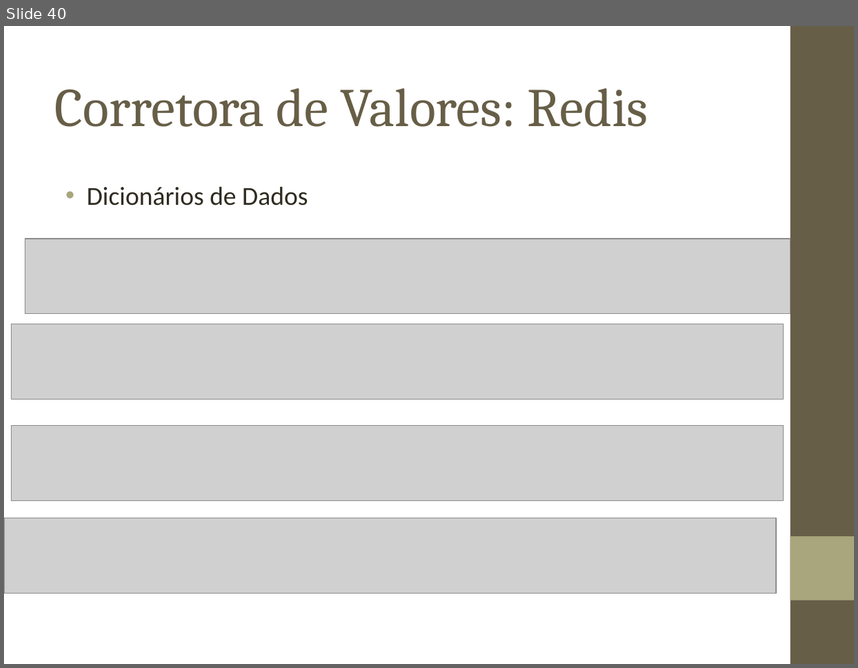
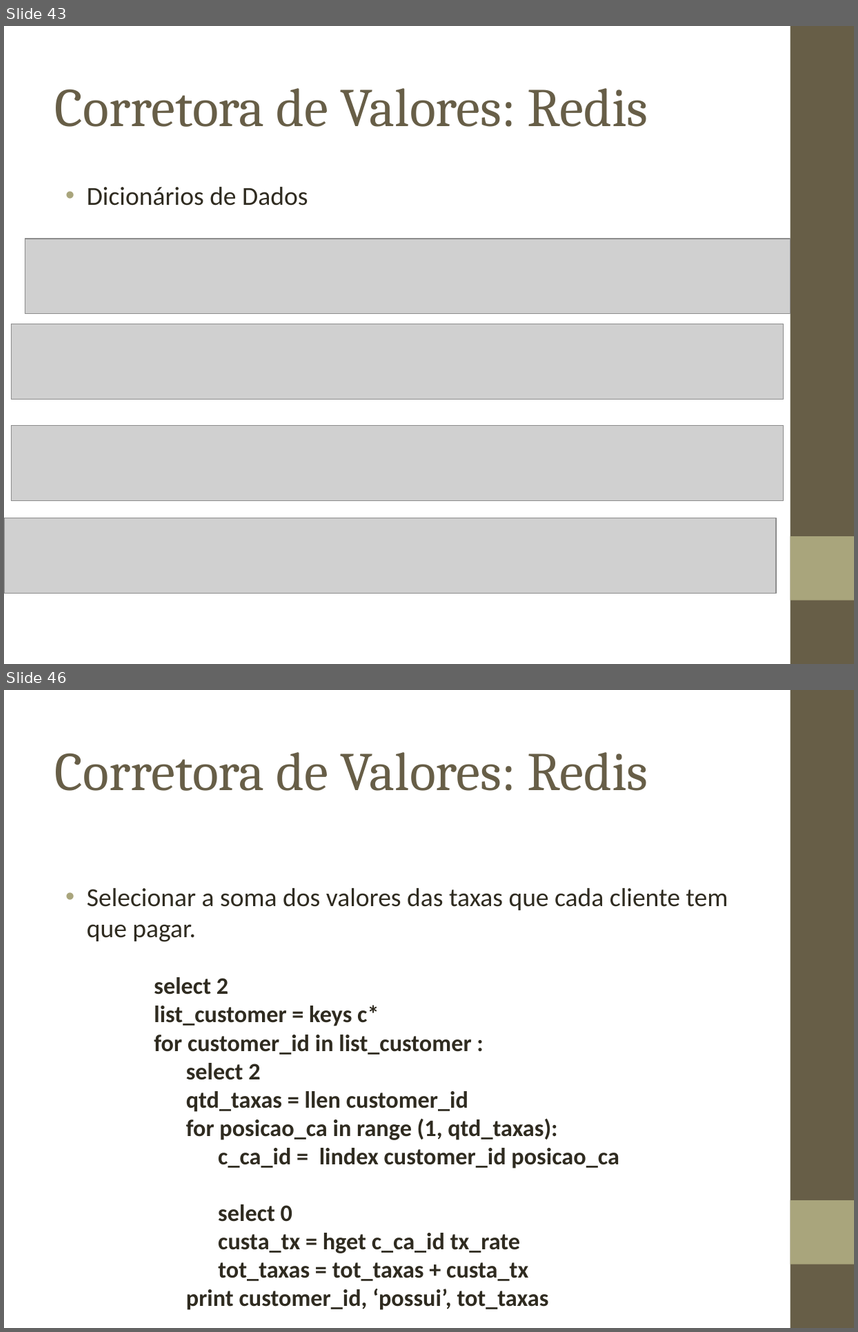
Before and after one commit to biacpaixao/Projeto_Final, a slide deck: apresentacao_projeto_final.ppt. Shown one above the other, each under a label of ours: slide 40 before the commit, slides 43 and 46 after it; the slides between them are not shown. The pictures are 858x668 and 858x1332 pixels, drawn with LibreOffice and Linux fonts; fonts in the diff are those of the drawing; grey boxes stand for pictures; background and template pictures are left out. Boxes give left, top, right and bottom in pixels: in the first picture for what was removed or moved away, otherwise in the second. Text is boxed around its words. In the diff, an @@ line names an element or a change of style, - is before the commit and + after.

```diff
--- a/apresentacao_projeto_final.ppt
+++ b/apresentacao_projeto_final.ppt
@@ slide 46 added at [4,690,854,1328], background picture (left out); not listed: 2 template elements that a slide beside it also shows @@
@@ title added at [55,752,648,791], 46 pt, text #675E47 @@
+Corretora de Valores: Redis
@@ text added at [87,888,728,942], 22 pt, text #2F2B20 @@
+• Selecionar a soma dos valores das taxas que cada cliente tem que pagar.
@@ text added at [154,977,619,1310], 20 pt, text #2F2B20, bold @@
+select 2
+list_customer = keys c*
+for customer_id in list_customer :
+select 2
+qtd_taxas = llen customer_id
+for posicao_ca in range (1, qtd_taxas):
+c_ca_id = lindex customer_id posicao_ca
+select 0
+custa_tx = hget c_ca_id tx_rate
+tot_taxas = tot_taxas + custa_tx
+print customer_id, ‘possui’, tot_taxas
@@ what was slide 40 is now slide 43 @@
```
Also in this commit, not shown: 5 slides changed, 6 other slides added, 1 slide removed, 4 other files.
